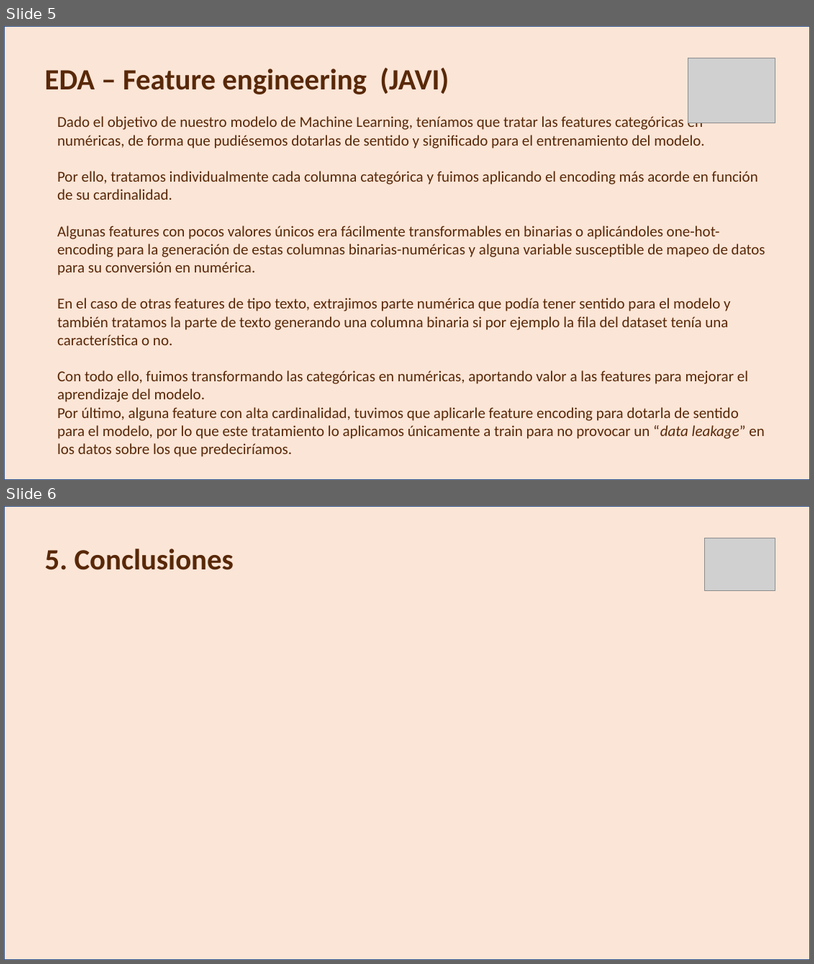
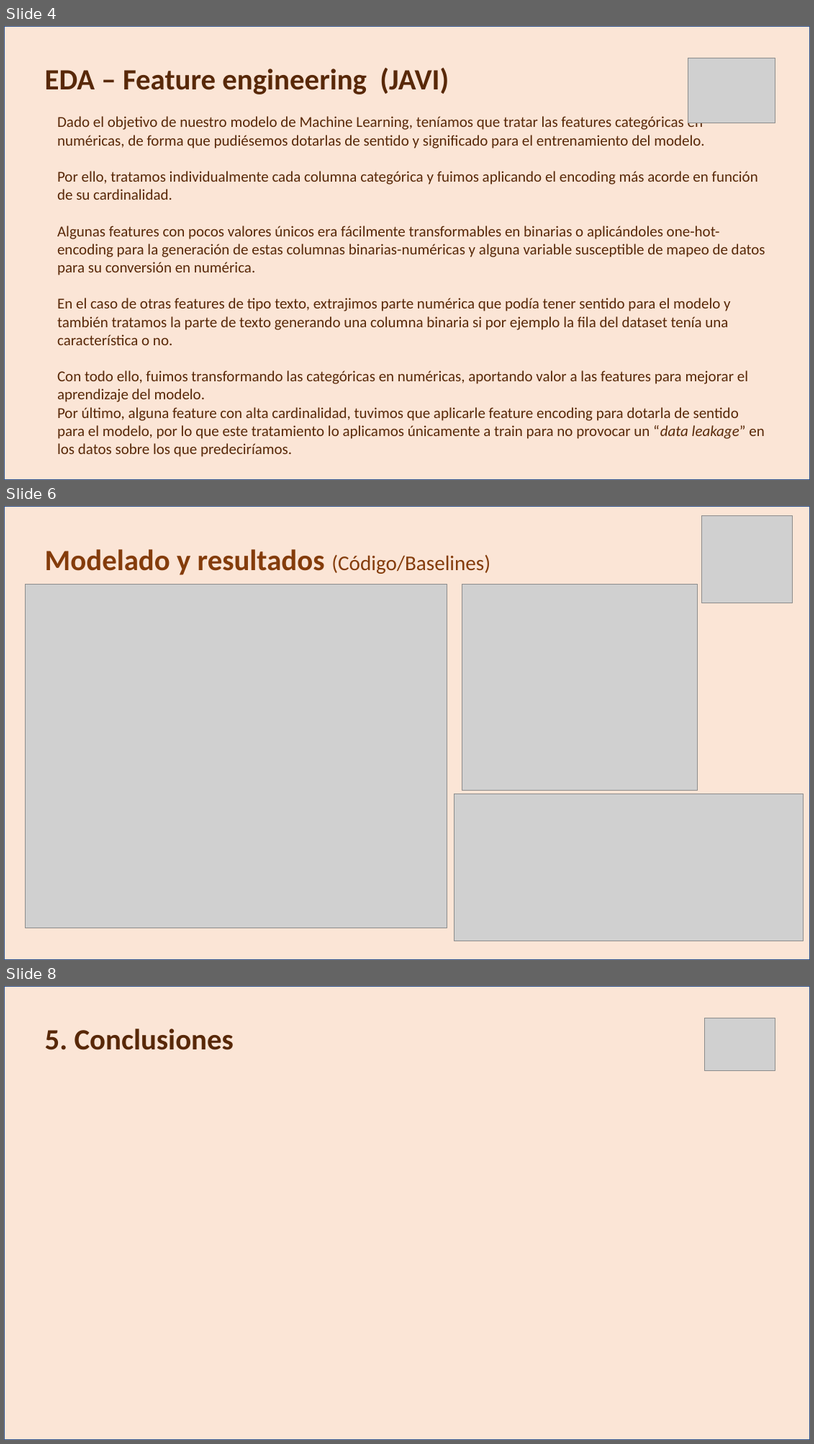
Before and after one commit to HimuraFresh/ML_-Grupo_1-, a slide deck: ML_ppt.pptx. Shown one above the other, each under a label of ours: slides 5 and 6 before the commit, slides 4, 6 and 8 after it; the slides between them are not shown. The pictures are 814x964 and 814x1444 pixels, drawn with LibreOffice and Linux fonts; fonts in the diff are those of the drawing; grey boxes stand for pictures. Boxes give left, top, right and bottom in pixels: in the first picture for what was removed or moved away, otherwise in the second. Text is boxed around its words. In the diff, an @@ line names an element or a change of style, - is before the commit and + after.

```diff
--- a/ML_ppt.pptx
+++ b/ML_ppt.pptx
@@ slide 6 added at (4,506,810,960), background #FFFFFF @@
@@ rectangle added at (4,506,810,960), fill #FBE5D6, outline #325490 1 pt @@
@@ picture added at (702,515,793,602) @@
@@ text added at (45,549,491,575), 35 pt, text #843C0B, bold @@
+Modelado y resultados (Código/Baselines)
@@ picture added at (25,584,448,928) @@
@@ picture added at (463,584,698,790) @@
@@ picture added at (454,794,803,941) @@
@@ what was slide 5 is now slide 4 @@
@@ what was slide 6 is now slide 8 @@
```
Also in this commit, not shown: 2 other slides added, 1 slide removed.
